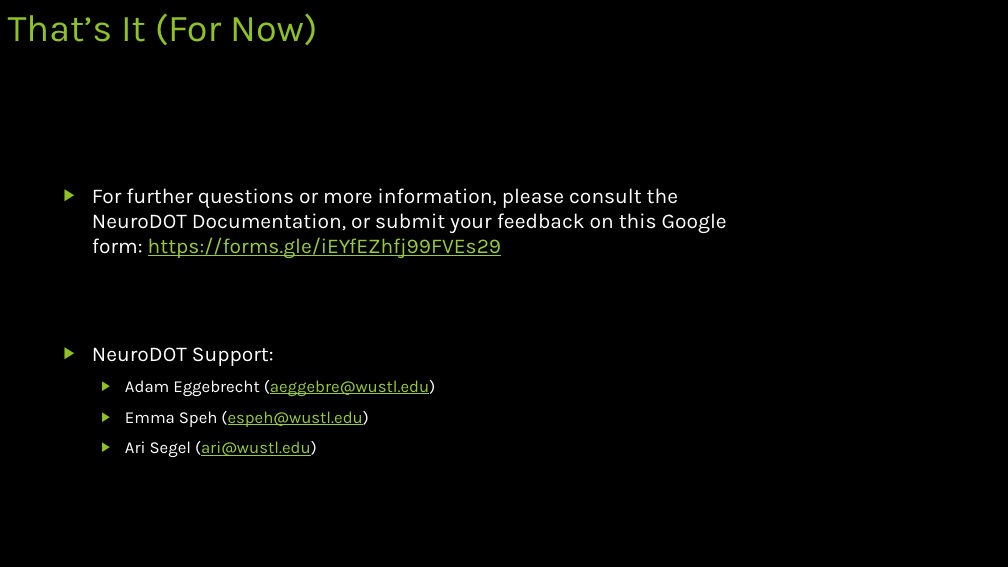
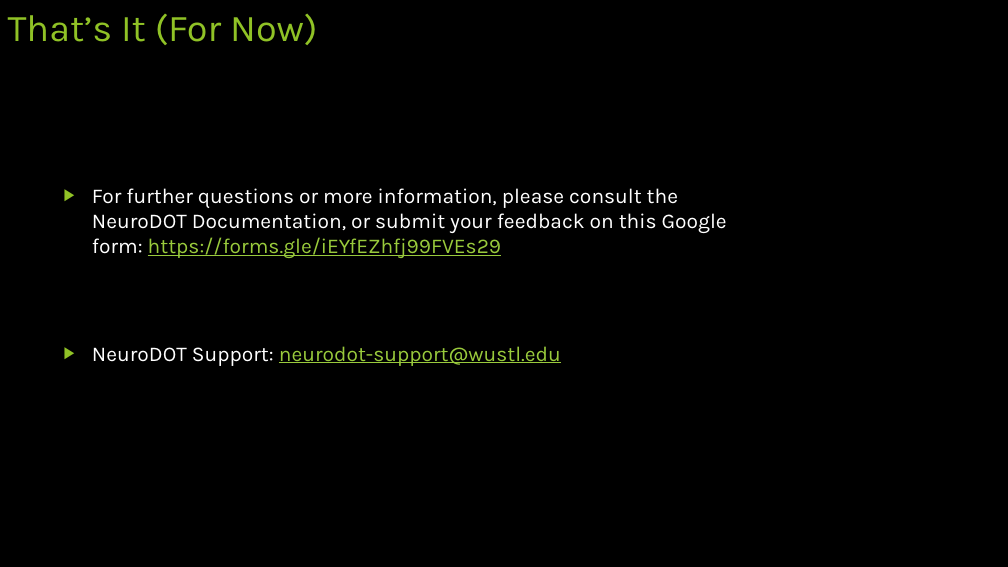
Before and after one commit to WUSTL-ORL/NeuroDOT, a slide deck: slide 11 of NeuroDOT Quick Start Guide.pptx. Drawn at 1008x567 pixels with LibreOffice and Linux fonts; fonts in the diff are those of the drawing. Boxes give left, top, right and bottom in pixels: in the first picture for what was removed or moved away, otherwise in the second. Text is boxed around its words. In the diff, an @@ line names an element or a change of style, - is before the commit and + after.

```diff
--- a/NeuroDOT Quick Start Guide.pptx
+++ b/NeuroDOT Quick Start Guide.pptx
@@ text at [92, 346, 561, 366]: text changed; size 16 to 20 pt; text colour #FFFFFF to #99CA3C @@
-▶ NeuroDOT Support:
-  ▶ Adam Eggebrecht (aeggebre@wustl.edu)
-  ▶ Emma Speh (espeh@wustl.edu)
-  ▶ Ari Segel (ari@wustl.edu)
+▶ NeuroDOT Support: neurodot-support@wustl.edu
```
Also in this commit, not shown: 3 other files.
